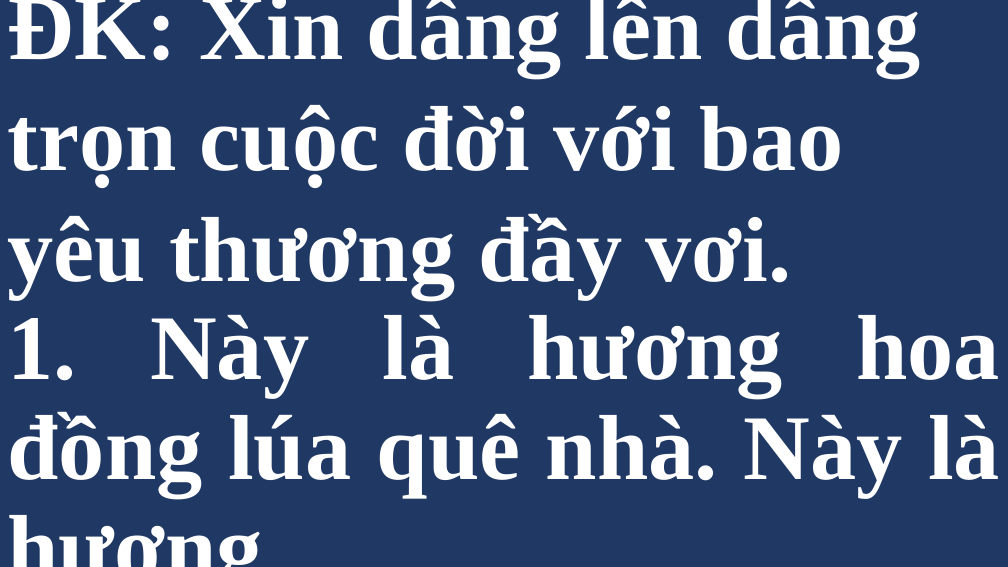
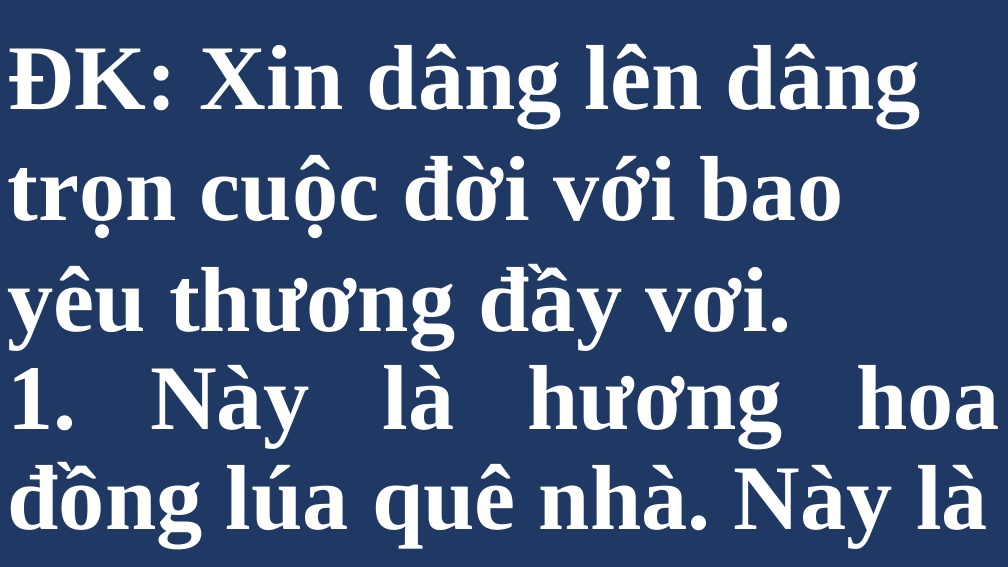
Before and after one commit to anhpeter/song-generator, a slide deck: slide 21 of output/songs.pptx. Drawn at 1008x567 pixels with LibreOffice and Linux fonts; fonts in the diff are those of the drawing. Boxes give left, top, right and bottom in pixels: in the first picture for what was removed or moved away, otherwise in the second. Text is boxed around its words. In the diff, an @@ line names an element or a change of style, - is before the commit and + after.

```diff
--- a/output/songs.pptx
+++ b/output/songs.pptx
@@ title at (8, 44, 1000, 546): text changed @@
-ĐK: Xin dâng lên dâng trọn cuộc đời với bao yêu thương đầy vơi.
-1. Này là hương hoa đồng lúa quê nhà. Này là hương
+ĐK: Xin dâng lên dâng trọn cuộc đời với bao yêu thương đầy vơi.
+1. Này là hương hoa đồng lúa quê nhà. Này là
```
Also in this commit, not shown: 9 other slides changed, 1 slide added, 1 slide removed, 2 other files.
